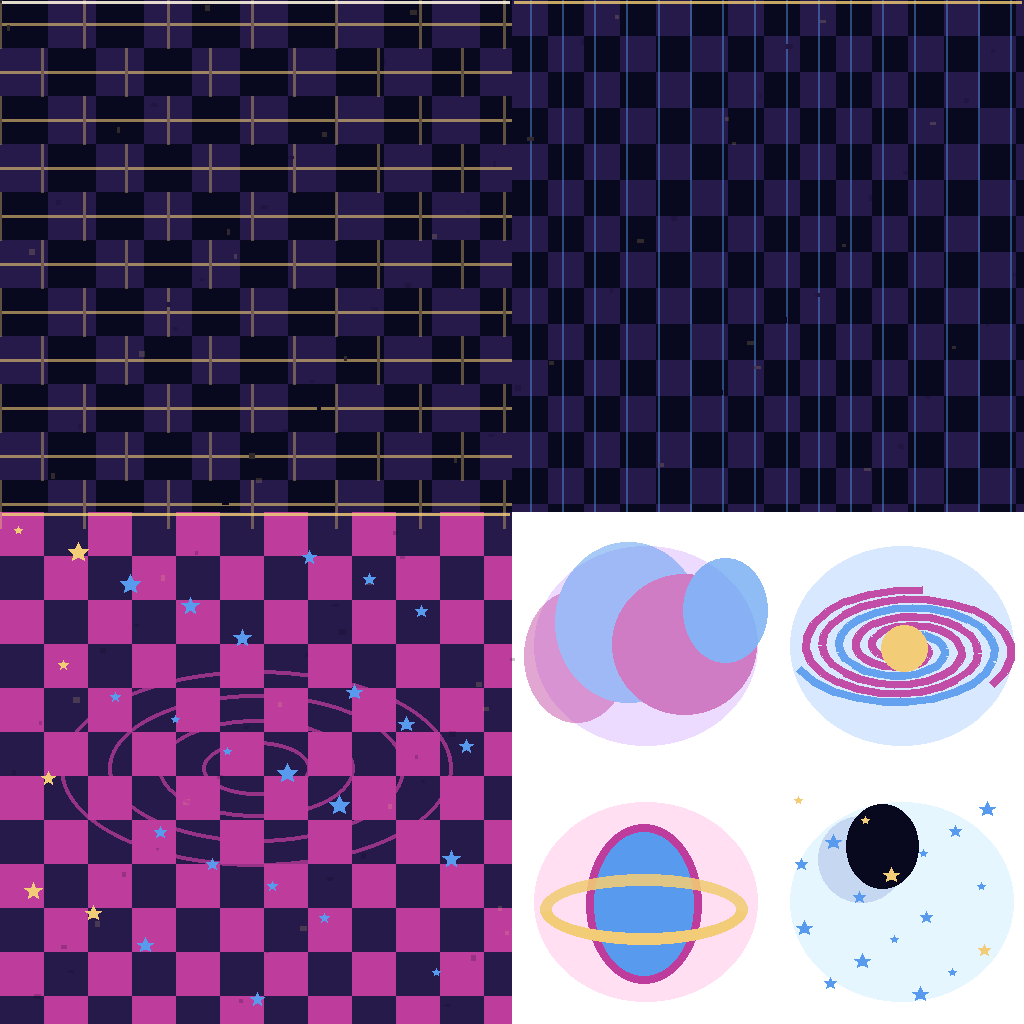
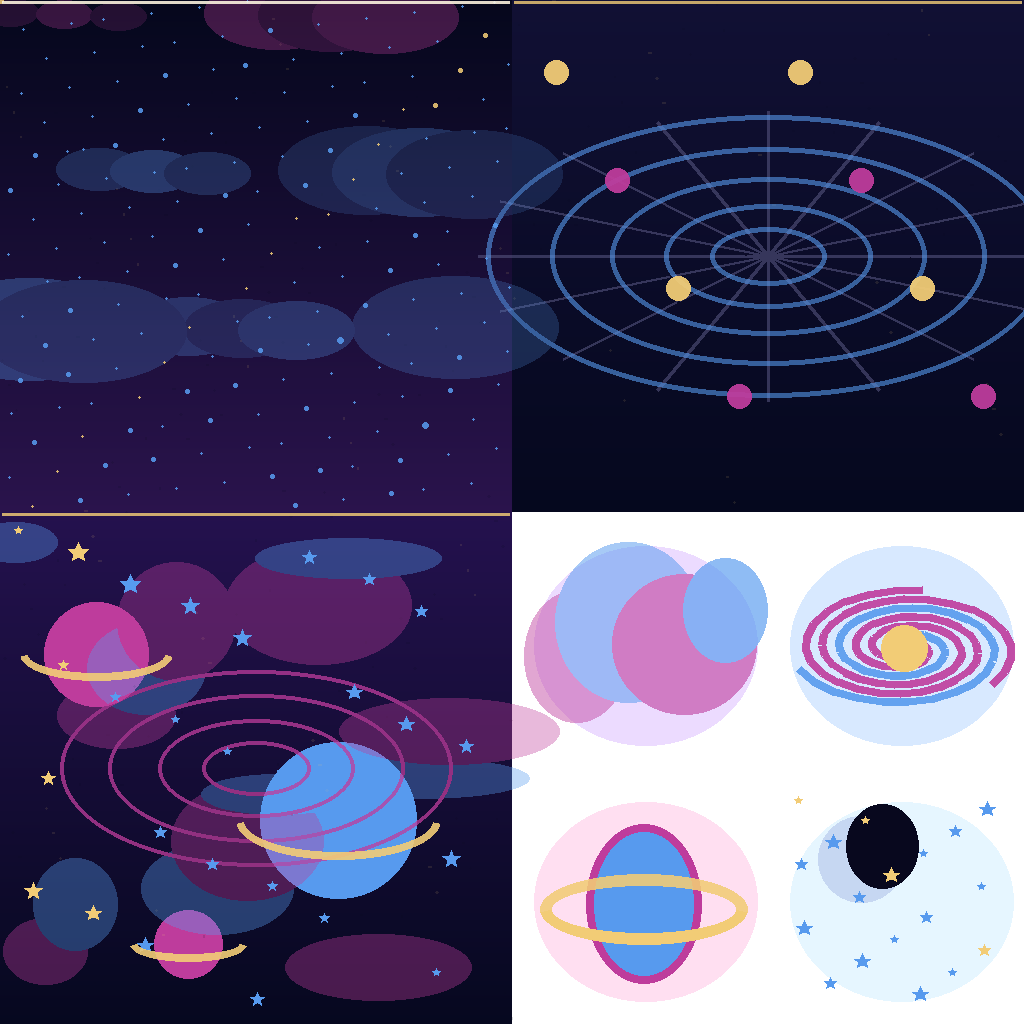
Layered file, before and after one edit (1024×1024). Changes by layer:
painted on "Highlights" over 0, 0, 1024, 1024
painted on "Emissive Details" over 0, 0, 1024, 1024
painted on "Stage Motifs" over 0, 0, 1024, 1024
painted on "Surface Detail" over 0, 0, 1024, 1024
painted on "Base Materials" over 0, 0, 1024, 1024
